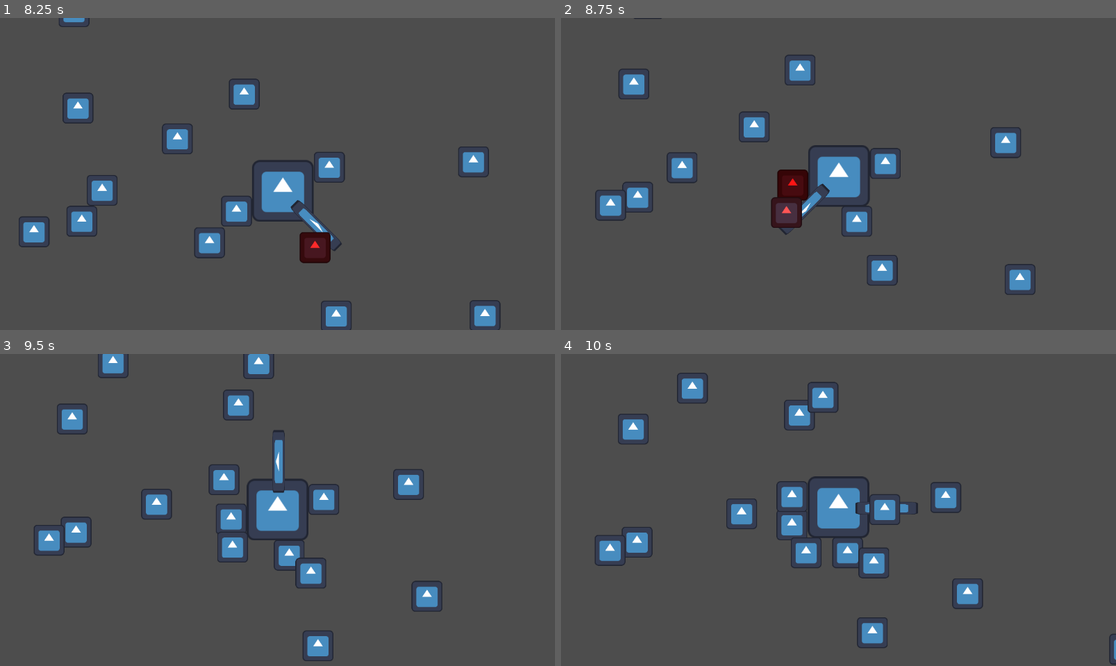
Above: before the commit, frames 1-4 (two rows, left to right).
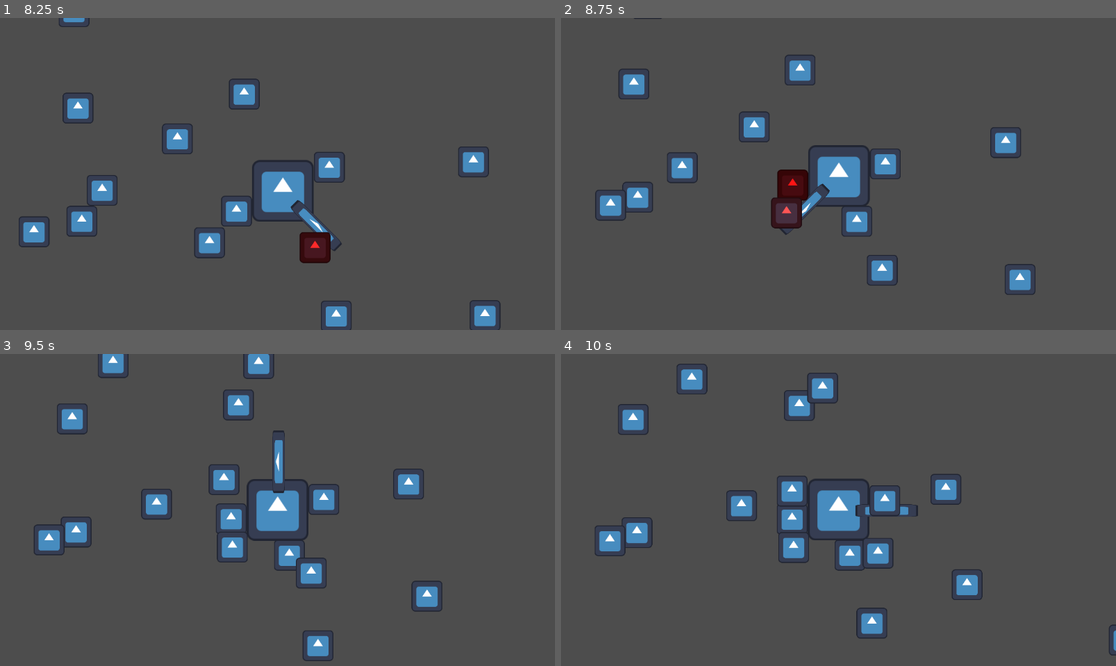
Above: after the commit, the same moments.

Repository: Lullaby97/gdscriptGame
Game: Godot game, scene res://src/entities/main.tscn
Same seed, same stepped clock (60 frames per second), same inputs: the game is played once before the commit and once after it. The engine's default icon, where the game draws it, is replaced by a stand-in: a white triangle on a blue panel in a dark square.
Inputs:
- Up to frame 1 (8.25 s): hold D (move_right) 0.53-1.28 s; hold S (move_down) 1.28-2.03 s; hold D (move_right) 2.03-2.78 s; hold W (move_up) 2.78-3.53 s; hold A (move_left) 3.53-5.03 s; hold S (move_down) 5.03-5.78 s; hold D (move_right) 5.78-6.53 s; hold W (move_up) 6.53-7.28 s; hold D (move_right) 7.28-8.03 s; hold S (move_down) from 8.03 s (still down)
- Up to frame 2 (8.75 s): keep holding S (move_down)
- Up to frame 3 (9.5 s): release S (move_down) at 8.78 s; hold A (move_left) from 8.78 s (still down)
- Up to frame 4 (10 s): release A (move_left) at 9.53 s; hold W (move_up) from 9.53 s (still down)

Frame 1 is identical in both runs. In frame 2, less than 0.1% of the frame differs, in the area x 19-61%, y 41-68%; in frame 3, 0.3%; in frame 4, 5.9%, in the area x 6-100%, y 3-100%.

Commit message:
feat: implement experience gem drops, player magnet area and auto-collection

Diff:
--- a/project.godot
+++ b/project.godot
@@ -49,6 +49,8 @@
 2d_physics/layer_3="Enemy (怪物的物理实体)"
 2d_physics/layer_4="PlayerHitbox (玩家发出的攻击/弹幕)"
 2d_physics/layer_5="EnemyHitbox (怪物发出的攻击/接触伤害)"
+2d_physics/layer_6="Loot (掉落物)"
+2d_physics/layer_7="PlayerPickup (玩家磁吸范围)"
 
 [physics]
 
--- a/src/entities/enemies/dummy.gd
+++ b/src/entities/enemies/dummy.gd
@@ -1,5 +1,7 @@
 class_name Dummy
 extends CharacterBody2D
+
+const GEM_SCENE: PackedScene = preload("res://src/entities/loot/experience_gem.tscn")
 
 @export var move_speed: float = 100.0
 
@@ -50,4 +52,7 @@
 
 func _on_died() -> void:
 	print("Dummy died!")
+	var gem: Node2D = GEM_SCENE.instantiate() as Node2D
+	gem.global_position = global_position
+	get_tree().current_scene.call_deferred("add_child", gem)
 	deactivate.call_deferred()
--- /dev/null
+++ b/src/entities/loot/experience_gem.gd
@@ -0,0 +1,25 @@
+class_name ExperienceGem
+extends Area2D
+
+@export var exp_value: float = 10.0
+@export var acceleration: float = 1200.0
+@export var max_speed: float = 800.0
+
+var _target: Node2D = null
+var _current_speed: float = 0.0
+
+
+func fly_to(target: Node2D) -> void:
+	_target = target
+
+
+func _physics_process(delta: float) -> void:
+	if not is_instance_valid(_target):
+		return
+
+	_current_speed = move_toward(_current_speed, max_speed, acceleration * delta)
+	global_position = global_position.move_toward(_target.global_position, _current_speed * delta)
+
+	if global_position.distance_to(_target.global_position) < 10.0:
+		_target.add_exp(exp_value)
+		queue_free()
--- /dev/null
+++ b/src/entities/loot/experience_gem.tscn
@@ -0,0 +1,20 @@
+[gd_scene load_steps=3 format=3 uid="uid://de3r451vbvywb"]
+
+[ext_resource type="Script" path="res://src/entities/loot/experience_gem.gd" id="1_script"]
+[ext_resource type="Texture2D" uid="uid://bqr4rtq3036fv" path="res://icon.svg" id="1_1w0d1"]
+
+[sub_resource type="CircleShape2D" id="CircleShape2D_1w0d1"]
+radius = 9.0
+
+[node name="ExperienceGem" type="Area2D" unique_id=1522196798]
+script = ExtResource("1_script")
+collision_layer = 32
+collision_mask = 0
+
+[node name="Sprite2D" type="Sprite2D" parent="." unique_id=1362636184]
+modulate = Color(0, 1, 0, 1)
+scale = Vector2(0.1, 0.1)
+texture = ExtResource("1_1w0d1")
+
+[node name="CollisionShape2D" type="CollisionShape2D" parent="." unique_id=304682879]
+shape = SubResource("CircleShape2D_1w0d1")
--- a/src/entities/player/player.gd
+++ b/src/entities/player/player.gd
@@ -2,15 +2,27 @@
 extends CharacterBody2D
 
 @export var move_speed: float = 300.0
+
+@onready var pickup_area: Area2D = $PickupArea
 
 
 func _ready() -> void:
 	velocity = Vector2.ZERO
 	set_physics_process(false)
 	get_tree().create_timer(0.1).timeout.connect(func() -> void: set_physics_process(true))
+	pickup_area.area_entered.connect(_on_pickup_area_entered)
 
 
-func _physics_process(delta: float) -> void:
+func _physics_process(_delta: float) -> void:
 	var direction: Vector2 = Input.get_vector("move_left", "move_right", "move_up", "move_down")
 	velocity = direction * move_speed
 	move_and_slide()
+
+
+func add_exp(amount: float) -> void:
+	print("Player gained EXP: ", amount)
+
+
+func _on_pickup_area_entered(area: Area2D) -> void:
+	if area is ExperienceGem:
+		area.fly_to(self)
--- a/src/entities/player/player.tscn
+++ b/src/entities/player/player.tscn
@@ -11,6 +11,9 @@
 
 [sub_resource type="RectangleShape2D" id="RectangleShape2D_muk8e"]
 size = Vector2(138, 29)
+
+[sub_resource type="CircleShape2D" id="CircleShape2D_ketdh"]
+radius = 150.0
 
 [node name="Player" type="CharacterBody2D" unique_id=8192400]
 collision_layer = 2
@@ -44,3 +47,10 @@
 [node name="Camera2D" type="Camera2D" parent="." unique_id=281395690]
 position_smoothing_enabled = true
 script = ExtResource("5_ketdh")
+
+[node name="PickupArea" type="Area2D" parent="." unique_id=1799488661]
+collision_layer = 0
+collision_mask = 32
+
+[node name="CollisionShape2D" type="CollisionShape2D" parent="PickupArea" unique_id=1544051759]
+shape = SubResource("CircleShape2D_ketdh")
Not shown, added: src/entities/loot/experience_gem.gd.uid
